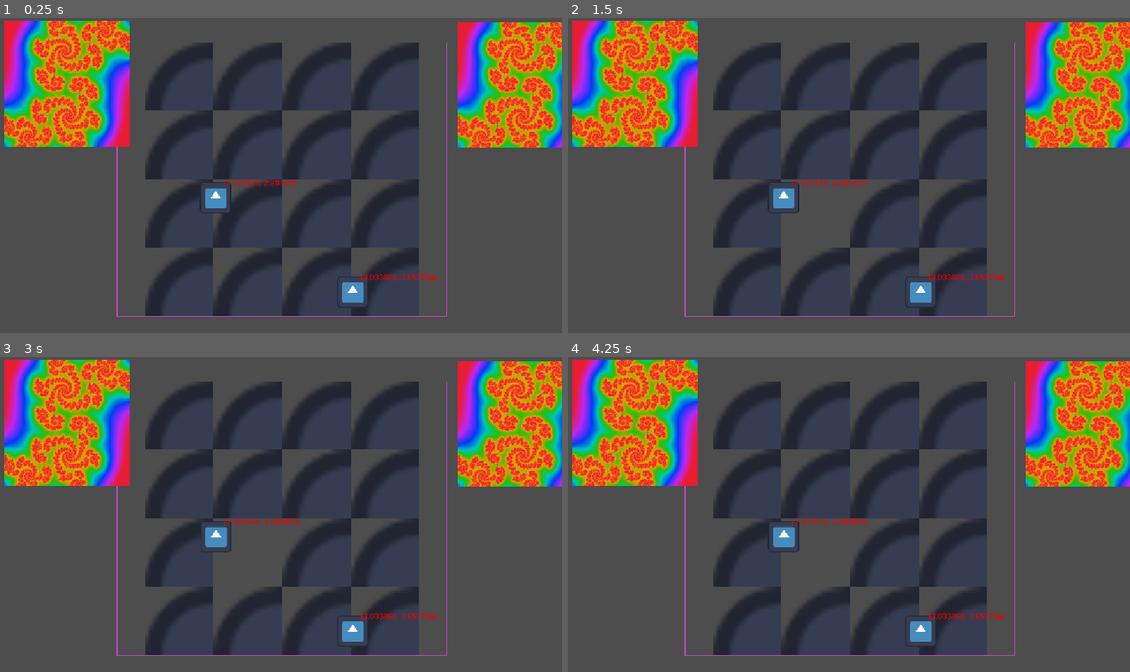
Above: before the commit, frames 1-4 (two rows, left to right).
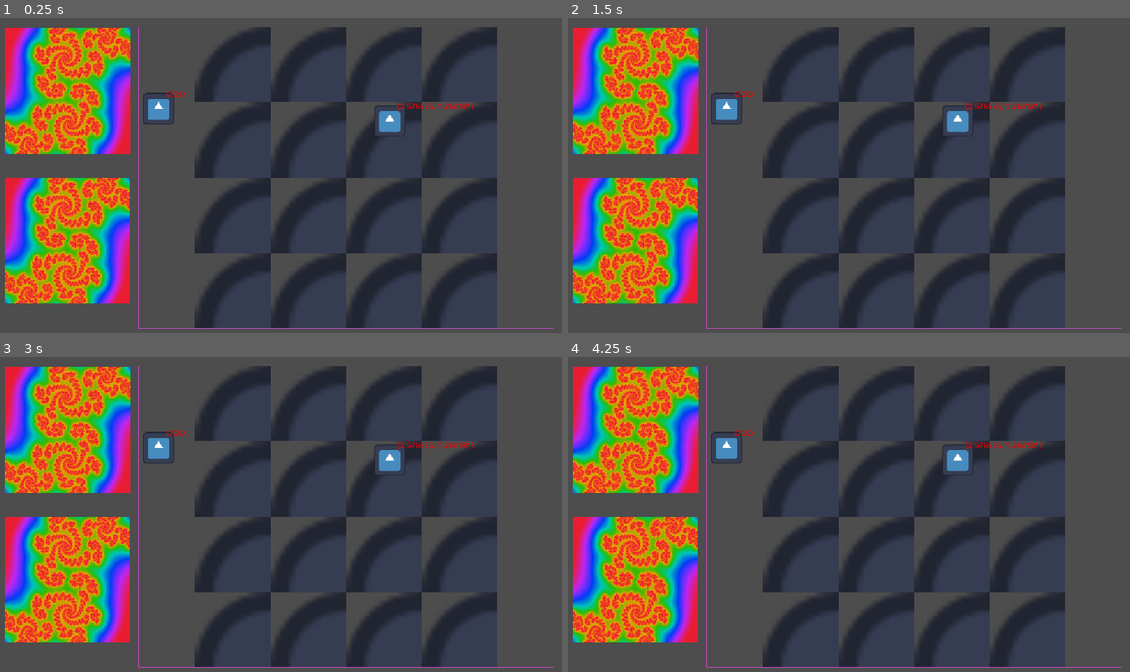
Above: after the commit, the same moments.

Repository: Wallted/ldjam-59
Game: Godot game, scene res://main.tscn
Same seed, same stepped clock (60 frames per second), same inputs: the game is played once before the commit and once after it. The engine's default icon, where the game draws it, is replaced by a stand-in: a white triangle on a blue panel in a dark square.
Inputs (mouse positions are in pixels of both pictures, inside the frame that each line leads up to):
- Up to frame 1 (0.25 s): no input
- Up to frame 2 (1.5 s): click (781, 197) at 0.52 s; click (781, 197) at 1.27 s
- Up to frame 3 (3 s): click (213, 536) at 2.02 s; tap Enter at 2.75 s; move the mouse to (404, 498) at 2.77 s
- Up to frame 4 (4.25 s): tap Space at 3.5 s; move the mouse to (736, 530) at 3.52 s

The runs differ from the first frame. In frame 1, 44% of the frame differs, in the area x 0-100%, y 0-99%; in frame 2, 44%; in frame 3, 44%; in frame 4, 44%.

Commit message:
align mock layout
Signed-off-by: Grzegorz Choiński <grzegorzchoinski97@gmail.com>

Diff:
--- a/game.tscn
+++ b/game.tscn
@@ -16,23 +16,23 @@
 
 [node name="ZooSpace" parent="." unique_id=1828854927 instance=ExtResource("2_e2o6t")]
 layout_mode = 1
-offset_left = 243.0
-offset_top = 49.0
-offset_right = -235.0
-offset_bottom = -38.0
+offset_left = 286.0
+offset_top = 18.0
+offset_right = -16.0
+offset_bottom = -13.0
 
 [node name="TargetFractal" parent="." unique_id=531768555 instance=ExtResource("3_feb5d")]
 layout_mode = 1
-offset_left = 939.0
-offset_top = 8.0
-offset_right = -7.0
-offset_bottom = -441.0
+offset_left = 14.0
+offset_top = 327.0
+offset_right = 14.0
+offset_bottom = 327.0
 
 [node name="CurrentFractal" parent="." unique_id=402778540 instance=ExtResource("3_feb5d")]
 layout_mode = 1
-offset_left = 13.0
-offset_top = 7.0
-offset_right = -933.0
-offset_bottom = -442.0
+offset_left = 15.0
+offset_top = 21.0
+offset_right = 15.0
+offset_bottom = 21.0
 
 [node name="Audio" parent="." unique_id=245871639 instance=ExtResource("4_fc0e3")]
